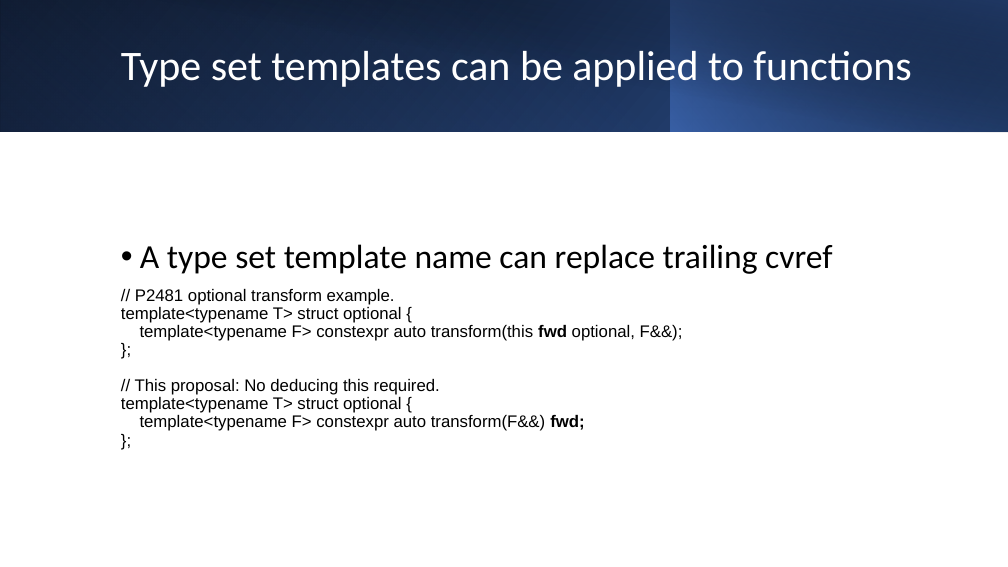
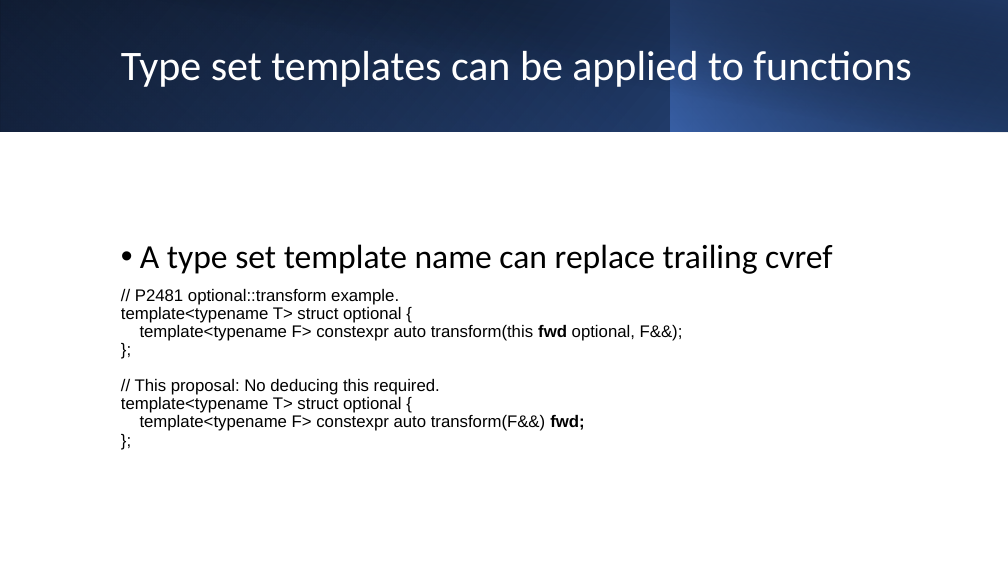
Before and after one commit to BengtGustafsson/isocpp-proposals, a slide deck: slide 10 of P2668-RoleBasedParameterPassing/RoleBasedParameterPassing.pptx (slide 9 before the commit). Drawn at 1008x567 pixels with LibreOffice and Linux fonts; fonts in the diff are those of the drawing. Boxes give left, top, right and bottom in pixels: in the first picture for what was removed or moved away, otherwise in the second. Text is boxed around its words. In the diff, an @@ line names an element or a change of style, - is before the commit and + after.

Commit message:
Improved presentations

```diff
--- a/P2668-RoleBasedParameterPassing/RoleBasedParameterPassing.pptx
+++ b/P2668-RoleBasedParameterPassing/RoleBasedParameterPassing.pptx
@@ text at <box>121,289,683,431</box>: text changed @@
-// P2481 optional transform example.
-template<typename T> struct optional {
-template<typename F> constexpr auto transform(this fwd optional, F&&);
-};
-// This proposal: No deducing this required.
-template<typename T> struct optional {
-template<typename F> constexpr auto transform(F&&) fwd;
-};
+// P2481 optional::transform example.
+template<typename T> struct optional {
+template<typename F> constexpr auto transform(this fwd optional, F&&);
+};
+// This proposal: No deducing this required.
+template<typename T> struct optional {
+template<typename F> constexpr auto transform(F&&) fwd;
+};
```
Also in this commit, not shown: 6 other slides changed, 1 slide added, 2 other files.
